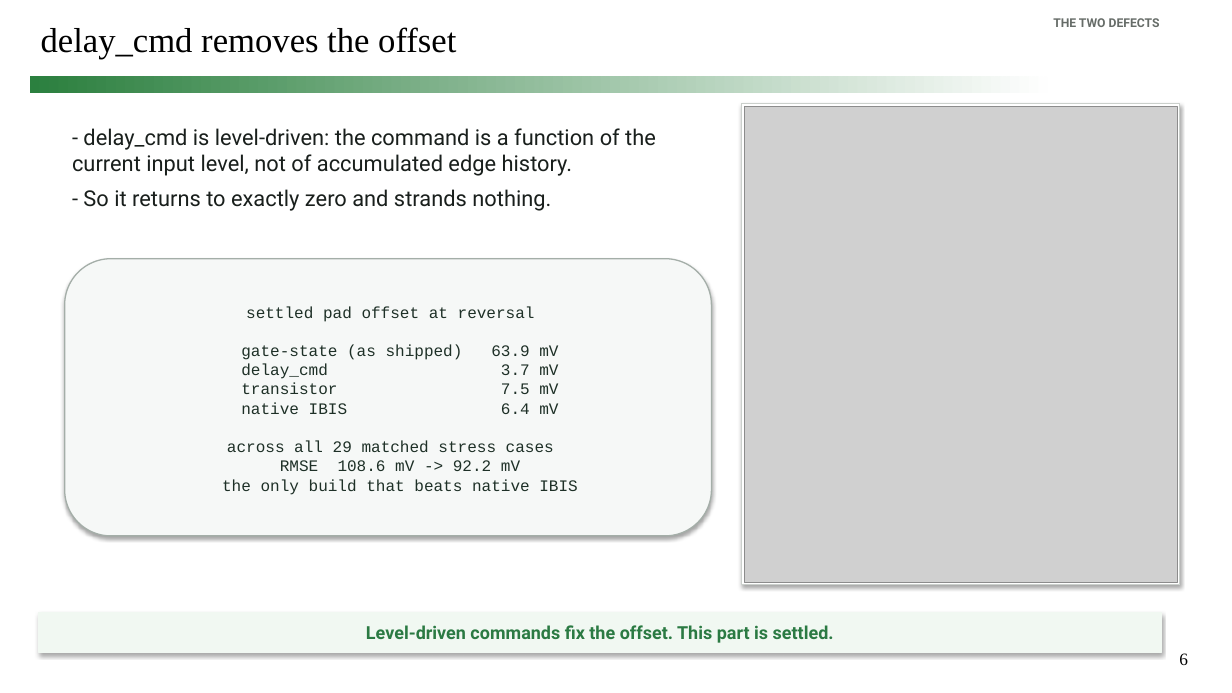
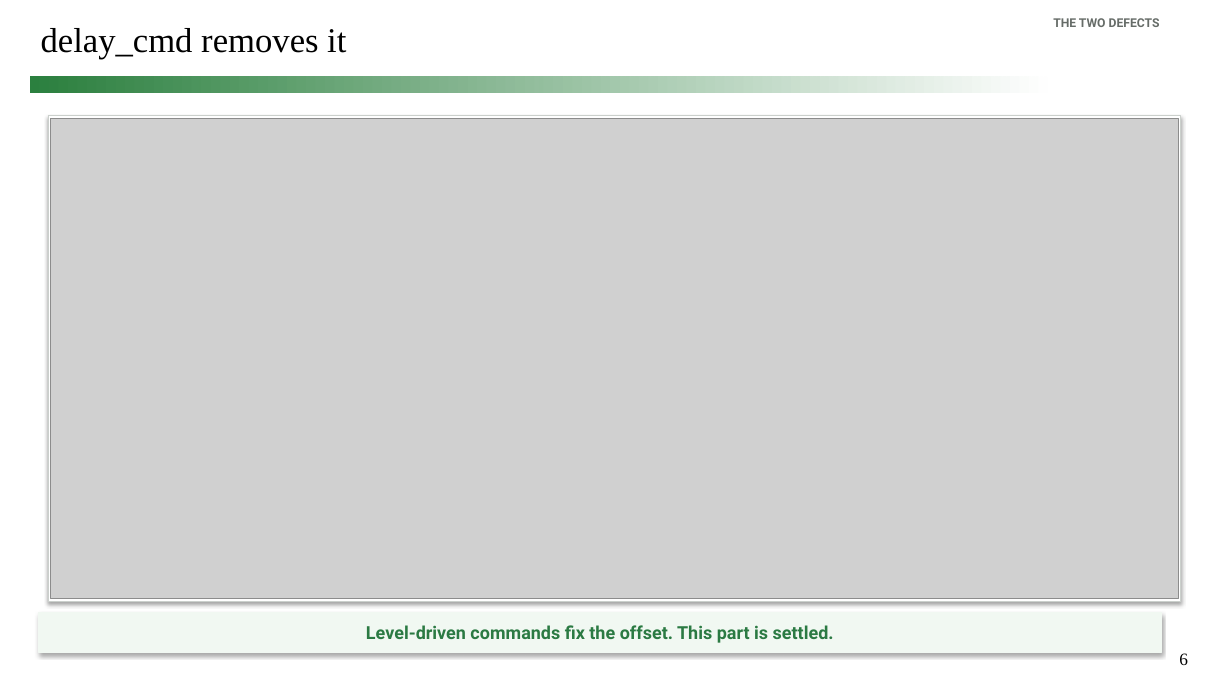
Before and after one commit to simon9721/ibis_comparison, a slide deck: slide 6 of results/meeting_deck_2026-09-04/ibis_pybis_status_2026-09-04.pptx. Drawn at 1232x693 pixels with LibreOffice and Linux fonts; fonts in the diff are those of the drawing; grey boxes stand for pictures. Boxes give left, top, right and bottom in pixels: in the first picture for what was removed or moved away, otherwise in the second. Text is boxed around its words. In the diff, an @@ line names an element or a change of style, - is before the commit and + after.

```diff
--- a/results/meeting_deck_2026-09-04/ibis_pybis_status_2026-09-04.pptx
+++ b/results/meeting_deck_2026-09-04/ibis_pybis_status_2026-09-04.pptx
@@ title at (x1=41, y1=28, x2=346, y2=58): text changed @@
-delay_cmd removes the offset
+delay_cmd removes it
@@ rectangle resized from (x1=742, y1=104, x2=1180, y2=585) to (x1=48, y1=116, x2=1181, y2=602) @@
@@ picture added at (x1=51, y1=118, x2=1178, y2=599) @@
@@ picture removed at (x1=745, y1=106, x2=1177, y2=582) @@
@@ text removed at (x1=72, y1=128, x2=656, y2=211) @@
-- delay_cmd is level-driven: the command is a function of the current input level, not of accumulated edge history.
-- So it returns to exactly zero and strands nothing.
@@ rounded rectangle removed at (x1=65, y1=259, x2=712, y2=536) @@
-settled pad offset at reversal
-gate-state (as shipped) 63.9 mV
-delay_cmd 3.7 mV
-transistor 7.5 mV
-native IBIS 6.4 mV
-across all 29 matched stress cases
-RMSE 108.6 mV -> 92.2 mV
-the only build that beats native IBIS
```
Also in this commit, not shown: 12 other slides changed, 2 slides added, 1 slide removed, 9 other files.
